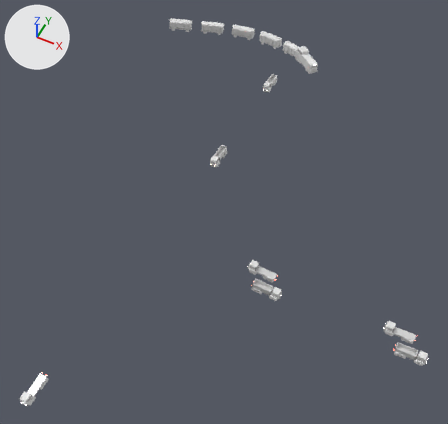
The FBX model Assets/Art/KayseriIsland/Models/Coal/Phase2/Vehicles_P2.fbx: old version first, new version second.
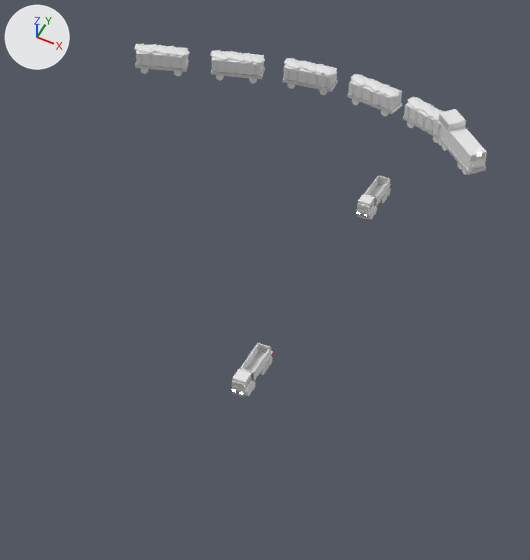
The first picture shows the older version from a camera (50 mm lens) standing at (84.0, -114.0, 179.0) and looking at (16.0, 22.0, 10.0). The close-ups show the older and then the newer version on the part from 25% to 75% of the width and 0% to 56% of the height of that picture. Only the edits that show in the close-ups are written down. Arrows for +X, +Y and +Z are at upper left; the lights stay in place.

Names of what the first close-up shows: 'train', 'truck_road_ore0', 'truck_road_ore1', 'wagon', 'wagon.001', 'wagon.002', 'wagon.003', 'wagon.004'.
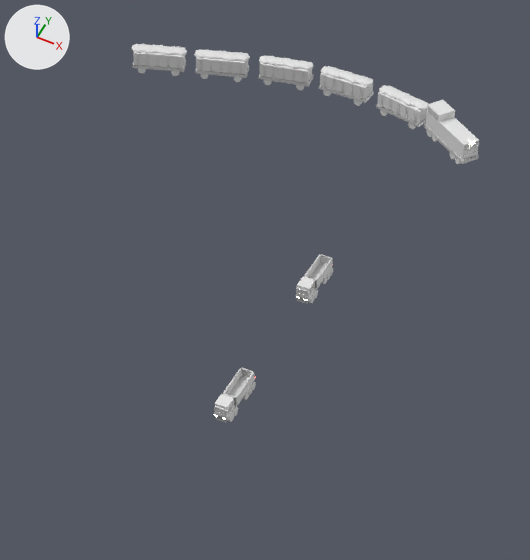
Location of each change, (x1, y1, x2, y2) in pixels of the close-ups (530 x 560 px):
'train', moved, turned: before (438, 109, 487, 175); after (424, 100, 479, 164)
'wagon.001', moved, turned: before (347, 74, 402, 116); after (319, 66, 374, 106)
'wagon.002', moved, turned: before (282, 58, 338, 95); after (259, 55, 313, 90)
'truck_road_ore0', moved, turned: before (356, 175, 391, 219); after (296, 254, 333, 304)
'truck_road_ore1', moved, turned: before (232, 343, 273, 397); after (214, 367, 256, 422)
'wagon', moved, turned: before (403, 97, 444, 143); after (376, 85, 429, 129)
'wagon.003', moved: before (210, 50, 265, 84); after (194, 49, 250, 82)
'wagon.004', moved: before (134, 43, 190, 76); after (131, 44, 187, 76)

Edits to the bpy script that builds the scene:
```text
Change ob_wagon_003:
    ob_wagon_003.location: (-38.1, 118.6, 14.1) -> (-41.1, 117.6, 14.1)
Change ob_wagon:
    ob_wagon.location: (3.6, 118.1, 14.1) -> (-2.6, 120.0, 14.1)
    ob_wagon.rotation_euler: (0.0, 0.0, -0.347) -> (0.0, 0.0, -0.244)  # degrees (0, 0, -20) -> degrees (0, 0, -14)
Change ob_wagon_001:
    ob_wagon_001.location: (-9.3, 121.3, 14.1) -> (-15.7, 122.0, 14.1)
    ob_wagon_001.rotation_euler: (0.0, 0.0, -0.151) -> (0.0, 0.0, -0.049)  # degrees (0, 0, -8.7) -> degrees (0, 0, -2.8)
Change ob_wagon_004:
    ob_wagon_004.location: (-52.7, 113.4, 14.4) -> (-53.2, 113.2, 14.4)
Change ob_truck_road_ore1:
    ob_truck_road_ore1.location: (3.0, 43.7, 11.5) -> (3.0, 37.5, 11.1)
    ob_truck_road_ore1.rotation_euler: (0.0, 0.0609, -1.571) -> (0.0, 0.0547, -1.571)  # degrees (0, 3.5, -90) -> degrees (0, 3.1, -90)
Change ob_train:
    ob_train.location: (12.1, 113.0, 14.1) -> (9.3, 115.2, 14.1)
    ob_train.rotation_euler: (0.0, 0.0, -0.713) -> (0.0, 0.0, -0.619)  # degrees (0, 0, -41) -> degrees (0, 0, -35)
Change ob_wagon_002:
    ob_wagon_002.location: (-23.5, 121.7, 14.1) -> (-28.5, 121.0, 14.1)
    ob_wagon_002.rotation_euler: (0.0, 0.0, 0.108) -> (0.0, 0.0, 0.187)  # degrees (0, 0, 6.2) -> degrees (0, 0, 11)
Change ob_truck_road_ore0:
    ob_truck_road_ore0.location: (3.0, 92.8, 13.3) -> (3.0, 67.6, 12.9)
    ob_truck_road_ore0.rotation_euler: (0.0, 0.0, -1.571) -> (0.0, 0.0491, -1.571)  # degrees (0, 0, -90) -> degrees (0, 2.8, -90)
```
